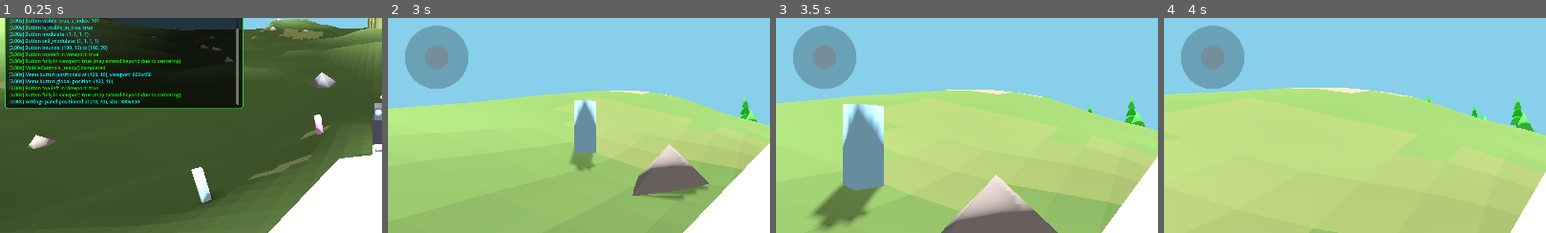
Above: before the commit, frames 1-4 (left to right).
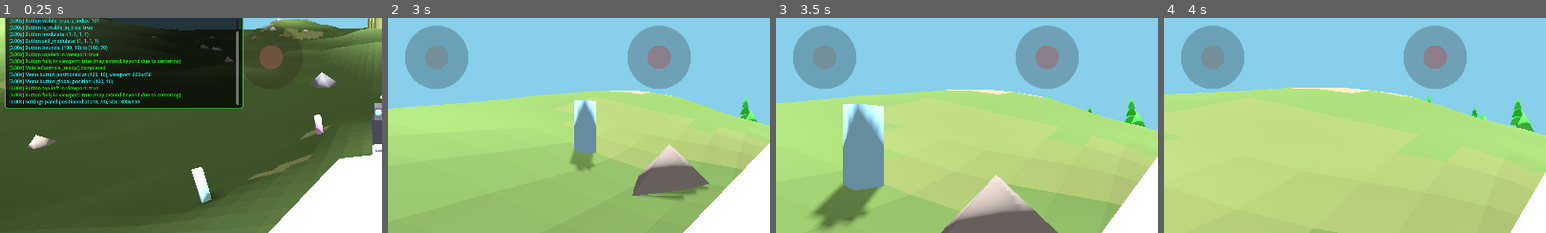
Above: after the commit, the same moments.

Repository: felix-dieterle/YouGame_godot4_public
Game: Godot game, scene res://scenes/demo_narrative.tscn
Same seed, same stepped clock (60 frames per second), same inputs: the game is played once before the commit and once after it. This scene is started directly instead of the project's main scene.
Inputs (mouse positions are % of the whole screen's width and height, from its top left):
- Up to frame 1 (0.25 s): no input
- Up to frame 2 (3 s): click "📋" at 0.5 s; click "🗑" at 1.25 s; click "☰" at 2 s; tap Enter at 2.75 s; move the mouse to (45, 70) at 2.77 s; hold Up (ui_up) from 2.78 s (still down); hold V (toggle_camera_view) from 2.78 s (still down); click (45, 70) at 2.92 s
- Up to frame 3 (3.5 s): keep holding Up (ui_up); keep holding V (toggle_camera_view)
- Up to frame 4 (4 s): release Up (ui_up) at 3.5 s; release V (toggle_camera_view) at 3.5 s; drag from (80, 65) to (45, 70) at 3.52 s
The pictures show only the part of the screen within x 0-50%, y 22-72%; the shares and areas given below are measured in that part.

The runs differ from the first frame. In frame 1, 0.7% of the frame differs, in the area x 61-77%, y 3-24%; in frame 2, 3.8%, in the area x 62-80%, y 3-33%; in frame 3, 3.8%; in frame 4, 3.8%.

Commit message:
Add second joystick for camera/head control
Co-authored-by: felix-dieterle <1490062+felix-dieterle@users.noreply.github.com>

Diff:
--- a/scripts/mobile_controls.gd
+++ b/scripts/mobile_controls.gd
@@ -1,12 +1,19 @@
 extends Control
 class_name MobileControls
 
-# Virtual joystick
+# Virtual joystick (movement)
 var joystick_base: Control
 var joystick_stick: Control
 var joystick_active: bool = false
 var joystick_touch_index: int = -1
 var joystick_vector: Vector2 = Vector2.ZERO
+
+# Virtual joystick (camera/look)
+var look_joystick_base: Control
+var look_joystick_stick: Control
+var look_joystick_active: bool = false
+var look_joystick_touch_index: int = -1
+var look_joystick_vector: Vector2 = Vector2.ZERO
 
 # Menu button and settings panel
 var menu_button: Button
@@ -22,6 +29,8 @@
 const PANEL_HEIGHT: float = 350.0
 @export var joystick_margin_x: float = 120.0
 @export var joystick_margin_y: float = 120.0
+@export var look_joystick_margin_x: float = 120.0  # Right margin for look joystick
+@export var look_joystick_margin_y: float = 120.0  # Bottom margin for look joystick
 @export var button_margin_x: float = 80.0
 
 # Player reference for camera toggle
@@ -92,6 +101,9 @@
 
     DebugLogOverlay.add_log("Joystick visuals created", "green")
 
+    # Create look joystick (bottom right)
+    _create_look_joystick()
+
     # Create menu button (bottom right)
     _create_menu_button()
 
@@ -111,32 +123,54 @@
     # Position joystick in bottom-left corner with margin
     var viewport_size = get_viewport().size
     joystick_base.position = Vector2(joystick_margin_x, viewport_size.y - joystick_margin_y)
+
+    # Position look joystick in bottom-right corner with margin
+    # Add extra margin to keep it away from version/time labels
+    look_joystick_base.position = Vector2(viewport_size.x - look_joystick_margin_x, viewport_size.y - look_joystick_margin_y)
+
     _update_button_position()
 
 func _input(event: InputEvent):
-    # Handle touch input for virtual joystick
+    # Handle touch input for virtual joysticks
     if event is InputEventScreenTouch:
         var touch = event as InputEventScreenTouch
         var touch_pos = touch.position
         var joystick_center = joystick_base.position
+        var look_joystick_center = look_joystick_base.position
         var dist = touch_pos.distance_to(joystick_center)
-
-        if touch.pressed and dist < JOYSTICK_RADIUS * 1.5:
-            # Start joystick
-            joystick_active = true
-            joystick_touch_index = touch.index
-            _update_joystick(touch_pos)
-        elif not touch.pressed and touch.index == joystick_touch_index:
-            # Release joystick
-            joystick_active = false
-            joystick_touch_index = -1
-            joystick_vector = Vector2.ZERO
-            joystick_stick.position = Vector2.ZERO
+        var look_dist = touch_pos.distance_to(look_joystick_center)
+
+        if touch.pressed:
+            # Check which joystick is closer and within range
+            if dist < JOYSTICK_RADIUS * 1.5 and (look_dist >= JOYSTICK_RADIUS * 1.5 or dist < look_dist):
+                # Start movement joystick
+                joystick_active = true
+                joystick_touch_index = touch.index
+                _update_joystick(touch_pos)
+            elif look_dist < JOYSTICK_RADIUS * 1.5:
+                # Start look joystick
+                look_joystick_active = true
+                look_joystick_touch_index = touch.index
+                _update_look_joystick(touch_pos)
+        else:
+            # Release joysticks
+            if touch.index == joystick_touch_index:
+                joystick_active = false
+                joystick_touch_index = -1
+                joystick_vector = Vector2.ZERO
+                joystick_stick.position = Vector2.ZERO
+            elif touch.index == look_joystick_touch_index:
+                look_joystick_active = false
+                look_joystick_touch_index = -1
+                look_joystick_vector = Vector2.ZERO
+                look_joystick_stick.position = Vector2.ZERO
 
     elif event is InputEventScreenDrag:
         var drag = event as InputEventScreenDrag
         if joystick_active and drag.index == joystick_touch_index:
             _update_joystick(drag.position)
+        elif look_joystick_active and drag.index == look_joystick_touch_index:
+            _update_look_joystick(drag.position)
 
 func _update_joystick(touch_pos: Vector2):
     var joystick_center = joystick_base.position
@@ -159,6 +193,76 @@
 
 func get_input_vector() -> Vector2:
     return joystick_vector
+
+func get_look_vector() -> Vector2:
+    return look_joystick_vector
+
+func _create_look_joystick():
+    DebugLogOverlay.add_log("Creating look joystick...", "cyan")
+
+    # Create look joystick base
+    look_joystick_base = Control.new()
+    look_joystick_base.size = Vector2(JOYSTICK_RADIUS * 2, JOYSTICK_RADIUS * 2)
+    look_joystick_base.pivot_offset = Vector2(JOYSTICK_RADIUS, JOYSTICK_RADIUS)
+    add_child(look_joystick_base)
+
+    # Base circle
+    var base_panel = Panel.new()
+    base_panel.size = Vector2(JOYSTICK_RADIUS * 2, JOYSTICK_RADIUS * 2)
+    base_panel.position = Vector2(-JOYSTICK_RADIUS, -JOYSTICK_RADIUS)
+    base_panel.modulate = Color(0.4, 0.3, 0.3, 0.5)  # Slightly reddish tint to differentiate
+    look_joystick_base.add_child(base_panel)
+
+    # Add StyleBox for circular appearance
+    var base_style = StyleBoxFlat.new()
+    base_style.bg_color = Color(0.4, 0.3, 0.3, 0.5)
+    base_style.corner_radius_top_left = int(JOYSTICK_RADIUS)
+    base_style.corner_radius_top_right = int(JOYSTICK_RADIUS)
+    base_style.corner_radius_bottom_left = int(JOYSTICK_RADIUS)
+    base_style.corner_radius_bottom_right = int(JOYSTICK_RADIUS)
+    base_panel.add_theme_stylebox_override("panel", base_style)
+
+    # Stick circle
+    look_joystick_stick = Control.new()
+    look_joystick_stick.position = Vector2(0, 0)
+    look_joystick_stick.size = Vector2(STICK_RADIUS * 2, STICK_RADIUS * 2)
+    look_joystick_stick.pivot_offset = Vector2(STICK_RADIUS, STICK_RADIUS)
+    look_joystick_base.add_child(look_joystick_stick)
+
+    var stick_panel = Panel.new()
+    stick_panel.size = Vector2(STICK_RADIUS * 2, STICK_RADIUS * 2)
+    stick_panel.position = Vector2(-STICK_RADIUS, -STICK_RADIUS)
+    stick_panel.modulate = Color(0.8, 0.6, 0.6, 0.7)  # Slightly reddish tint
+    look_joystick_stick.add_child(stick_panel)
+
+    var stick_style = StyleBoxFlat.new()
+    stick_style.bg_color = Color(0.8, 0.6, 0.6, 0.7)
+    stick_style.corner_radius_top_left = int(STICK_RADIUS)
+    stick_style.corner_radius_top_right = int(STICK_RADIUS)
+    stick_style.corner_radius_bottom_left = int(STICK_RADIUS)
+    stick_style.corner_radius_bottom_right = int(STICK_RADIUS)
+    stick_panel.add_theme_stylebox_override("panel", stick_style)
+
+    DebugLogOverlay.add_log("Look joystick created", "green")
+
+func _update_look_joystick(touch_pos: Vector2):
+    var joystick_center = look_joystick_base.position
+    var offset = touch_pos - joystick_center
+
+    # Limit offset to joystick radius
+    if offset.length() > JOYSTICK_RADIUS:
+        offset = offset.normalized() * JOYSTICK_RADIUS
+
+    look_joystick_stick.position = offset
+
+    # Calculate normalized vector
+    var normalized = offset / JOYSTICK_RADIUS
+
+    # Apply deadzone
+    if normalized.length() < DEADZONE:
+        look_joystick_vector = Vector2.ZERO
+    else:
+        look_joystick_vector = normalized
 
 func _create_styled_button_style(bg_color: Color, corner_radius: int) -> StyleBoxFlat:
     # Helper function to create a styled button with rounded corners
--- a/scripts/player.gd
+++ b/scripts/player.gd
@@ -23,6 +23,12 @@
 var is_first_person: bool = false
 var head_bob_time: float = 0.0
 
+# Camera rotation (for mouse/joystick look)
+var camera_rotation_x: float = 0.0  # Vertical rotation (pitch)
+var camera_rotation_y: float = 0.0  # Horizontal rotation (yaw)
+@export var camera_sensitivity: float = 0.5
+@export var camera_max_pitch: float = 80.0  # Maximum vertical look angle in degrees
+
 # Footstep sound system
 var footstep_player: AudioStreamPlayer
 var footstep_timer: float = 0.0
@@ -75,6 +81,24 @@
     # Check if input is disabled (e.g., during night)
     if not input_enabled:
         return
+
+    # Handle camera rotation from look joystick
+    var look_input = Vector2.ZERO
+    if mobile_controls and mobile_controls.has_method("get_look_vector"):
+        look_input = mobile_controls.get_look_vector()
+
+        if look_input.length() > 0.01:
+            # Apply camera rotation based on joystick input
+            # X-axis controls horizontal rotation (yaw)
+            # Y-axis controls vertical rotation (pitch)
+            camera_rotation_y -= look_input.x * camera_sensitivity * delta * 60.0
+            camera_rotation_x -= look_input.y * camera_sensitivity * delta * 60.0
+
+            # Clamp vertical rotation to prevent looking too far up/down
+            camera_rotation_x = clamp(camera_rotation_x, -deg_to_rad(camera_max_pitch), deg_to_rad(camera_max_pitch))
+
+            # Apply rotation to camera
+            _update_camera_rotation()
 
     # Get input - support both keyboard and mobile controls
     var input_dir = Vector2.ZERO
@@ -217,10 +241,38 @@
             camera.position = Vector3(0, camera_height, camera_distance)
             camera.look_at(global_position, Vector3.UP)
 
+func _update_camera_rotation():
+    # Apply rotation from joystick look controls
+    # This works in both first-person and third-person modes
+    if camera:
+        if is_first_person:
+            # In first-person, apply pitch and yaw directly to camera
+            # Base rotation is PI (180°) to look forward, then apply user rotation
+            camera.rotation = Vector3(camera_rotation_x, PI + camera_rotation_y, 0)
+        else:
+            # In third-person, rotate camera orbit around player
+            # This creates a third-person camera that can look around the player
+            var orbit_distance = camera_distance
+            var orbit_height = camera_height
+
+            # Calculate camera position based on rotation
+            var horizontal_distance = orbit_distance * cos(camera_rotation_x)
+            var camera_x = horizontal_distance * sin(camera_rotation_y)
+            var camera_z = horizontal_distance * cos(camera_rotation_y)
+            var camera_y = orbit_height + orbit_distance * sin(camera_rotation_x)
+
+            camera.position = Vector3(camera_x, camera_y, camera_z)
+            camera.look_at(global_position, Vector3.UP)
+
 func _toggle_camera_view():
     DebugLogOverlay.add_log("Player._toggle_camera_view() called", "yellow")
 
     is_first_person = not is_first_person
+
+    # Reset camera rotation when toggling views
+    camera_rotation_x = 0.0
+    camera_rotation_y = 0.0
+
     _update_camera()
 
     DebugLogOverlay.add_log("Camera view toggled to: %s" % ("First Person" if is_first_person else "Third Person"), "green")
